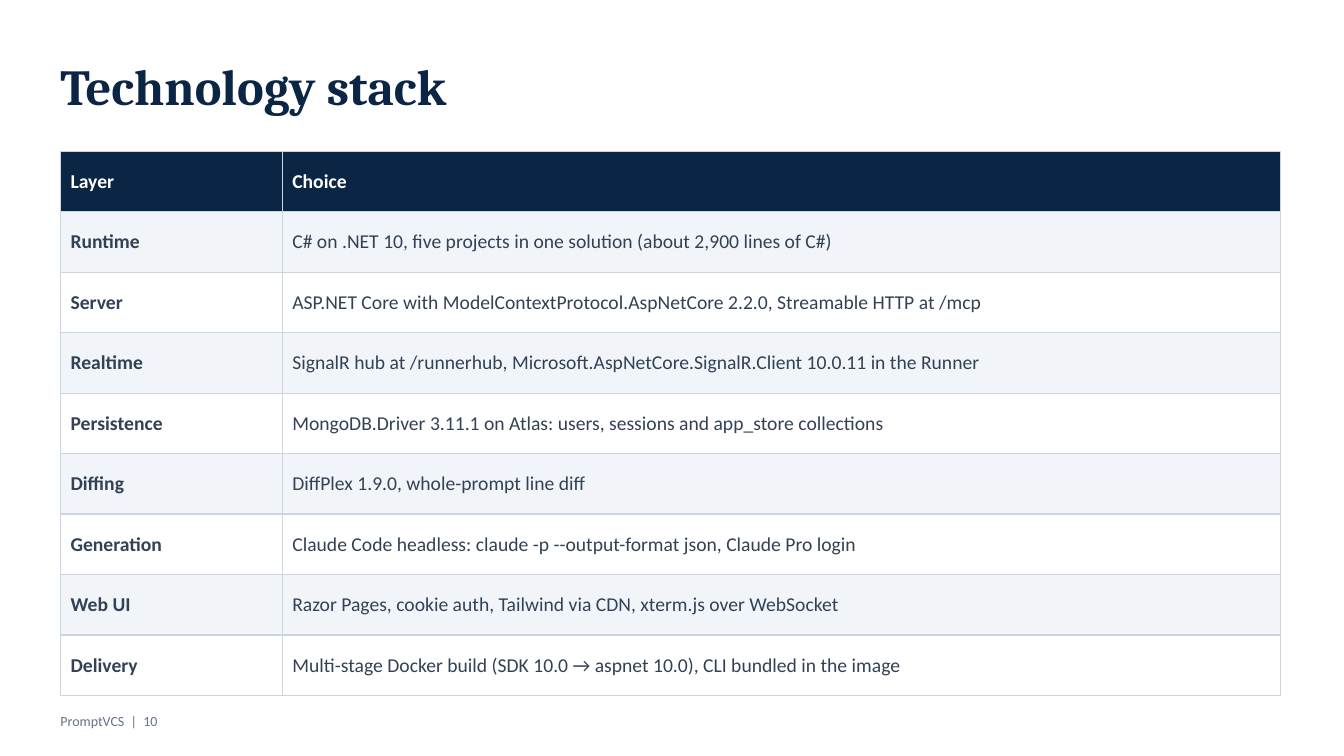
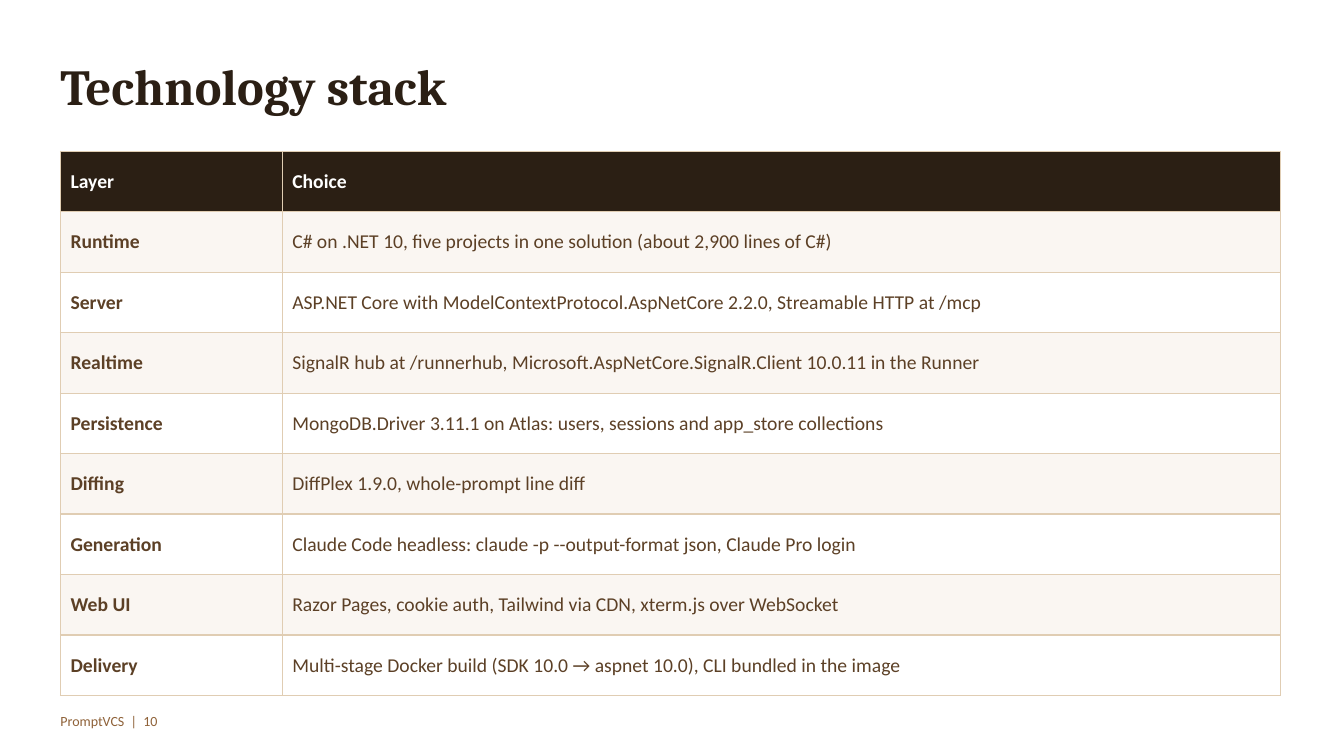
Before and after one commit to SahilHanda300/prompt-vcs, a slide deck: slide 10 of docs/PromptVCS-Presentation.pptx. Drawn at 1344x756 pixels with LibreOffice and Linux fonts; fonts in the diff are those of the drawing. Boxes give left, top, right and bottom in pixels: in the first picture for what was removed or moved away, otherwise in the second. Text is boxed around its words. In the diff, an @@ line names an element or a change of style, - is before the commit and + after.

```diff
--- a/docs/PromptVCS-Presentation.pptx
+++ b/docs/PromptVCS-Presentation.pptx
@@ text "Technology stack" at <box>60,70,447,116</box>: text colour #0B2545 to #2B1F14 @@
@@ table at <box>60,151,1280,696</box> @@
@@ fill #0B2545 to #2B1F14 in row 1 @@
@@ fill #F1F5F9 to #FAF6F2 in 8 cells @@
@@ text colour #334155 to #5C4026 @@
@@ borders changed @@
@@ text "PromptVCS | 10" at <box>60,717,157,729</box>: text colour #64748B to #8F6239 @@
```
Also in this commit, not shown: 21 other slides changed, 1 slide added, 3 other files.
